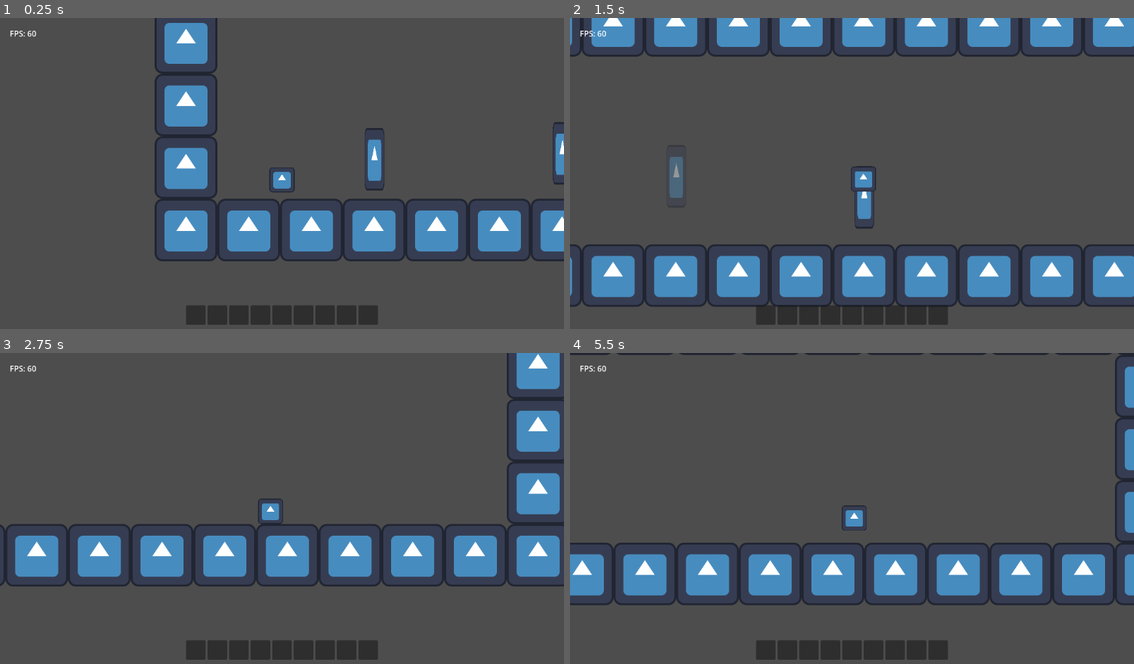
Above: before the commit, frames 1-4 (two rows, left to right).
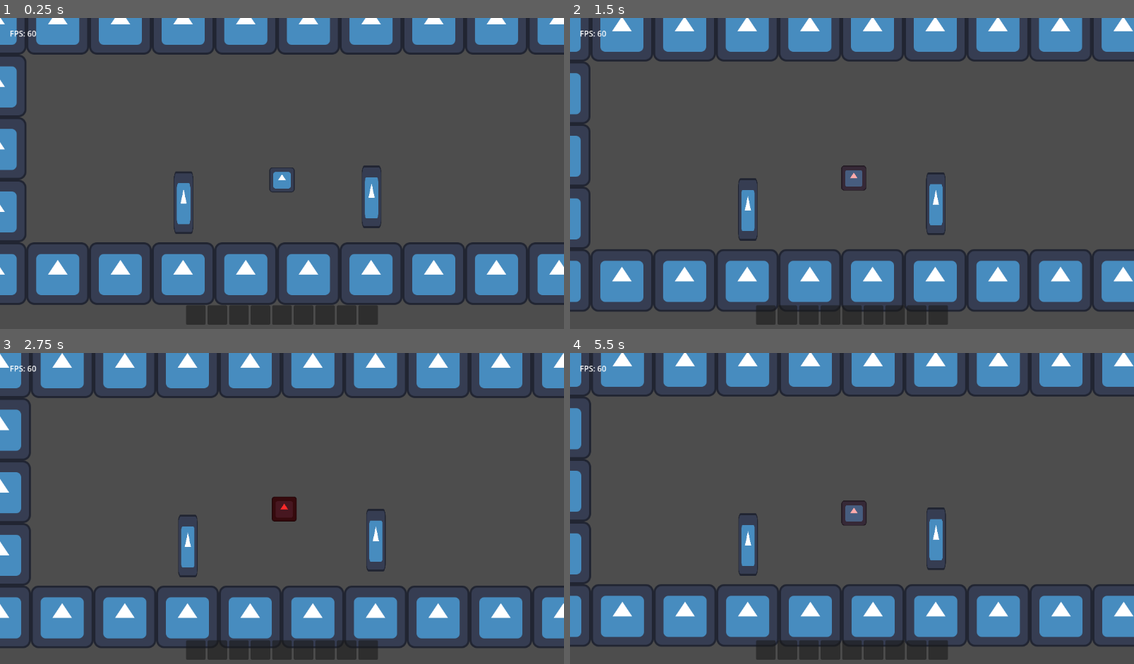
Above: after the commit, the same moments.

Repository: TheHumanMRP/RPG-Life-Tracker
Game: Godot game, scene res://Folders/Systems/Main/Scenes/main_scene.tscn
Same seed, same stepped clock (60 frames per second), same inputs: the game is played once before the commit and once after it. The engine's default icon, where the game draws it, is replaced by a stand-in: a white triangle on a blue panel in a dark square.
Inputs:
- Up to frame 1 (0.25 s): no input
- Up to frame 2 (1.5 s): hold D (move_right) from 0.53 s (still down); tap Space (jump) at 0.77 s
- Up to frame 3 (2.75 s): tap Space (jump) at 1.52 s; release D (move_right) at 2.03 s; hold A (move_left) from 2.03 s (still down)
- Up to frame 4 (5.5 s): release A (move_left) at 2.78 s; hold D (move_right) 2.78-4.28 s; tap Space (jump) at 3.02, 3.77, 4.52 s; hold A (move_left) 4.28-5.03 s; hold D (move_right) from 5.03 s (still down)

The runs differ from the first frame. In frame 1, 32% of the frame differs, in the area x 0-100%, y 0-93%; in frame 2, 21%; in frame 3, 37%, in the area x 0-100%, y 0-95%; in frame 4, 33%.

Commit message:
Auto commit at 2026-06-22 17:17:02

Diff:
--- a/Folders/Systems/Platformer_Components/Scenes/level.tscn
+++ b/Folders/Systems/Platformer_Components/Scenes/level.tscn
@@ -23,7 +23,7 @@
 
 [node name="SpawnPoint" type="Marker2D" parent="." unique_id=1735526225]
 unique_name_in_owner = true
-position = Vector2(-140, 56)
+position = Vector2(250, -33)
 
 [node name="DamageArea" parent="." unique_id=1450602764 instance=ExtResource("4_d6cyu")]
 position = Vector2(250, 75)
